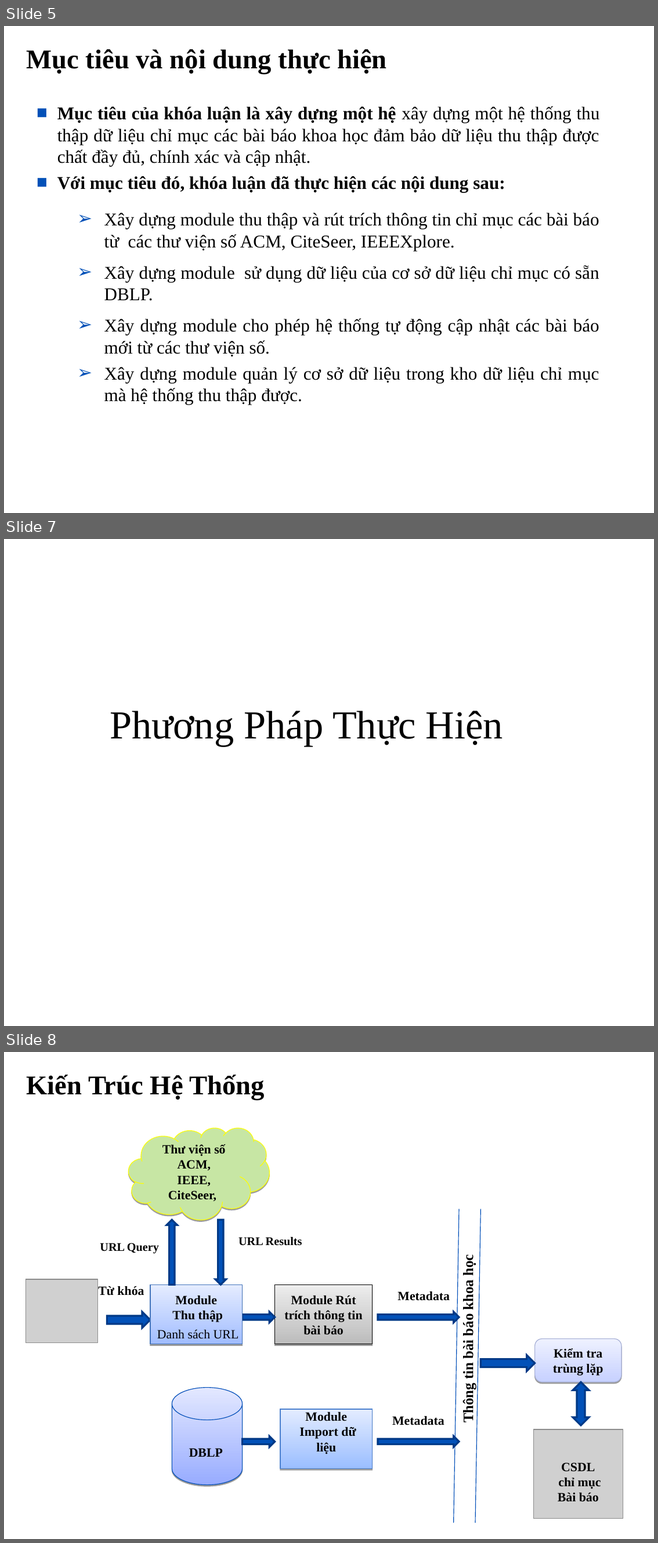
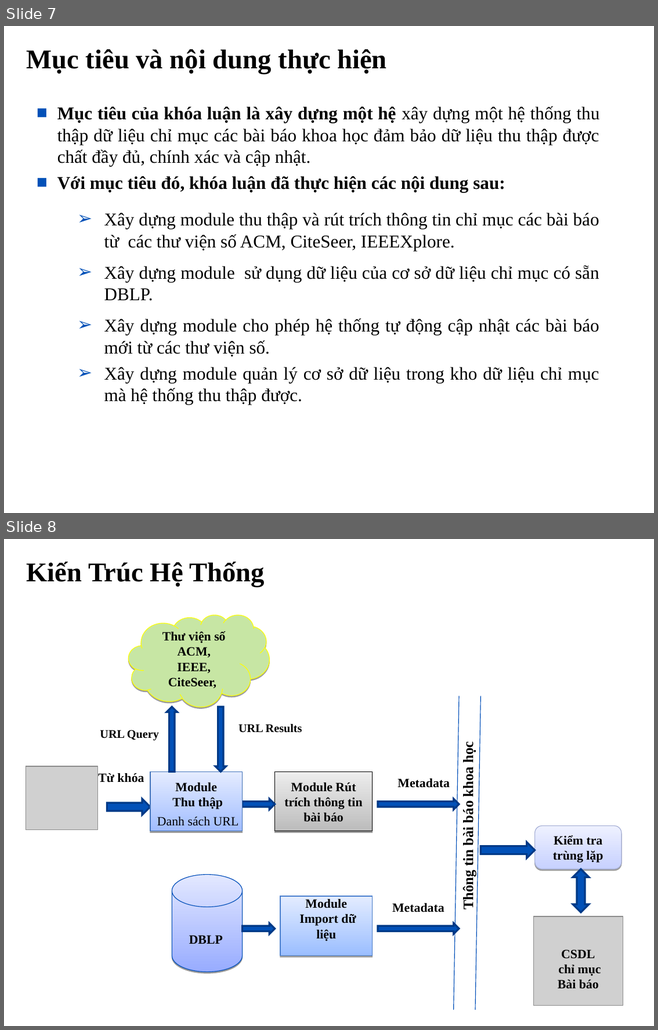
Before and after one commit to tiendv/detaitotnghiep, a slide deck: Report/Bao cao khoa luan/Trinh bay bao cao.ppt. Shown one above the other, each under a label of ours: slides 5, 7 and 8 before the commit, slides 7 and 8 after it; the slides between them are not shown. The pictures are 658x1543 and 658x1030 pixels, drawn with LibreOffice and Linux fonts; fonts in the diff are those of the drawing; grey boxes stand for pictures; background and template pictures are left out. Boxes give left, top, right and bottom in pixels: in the first picture for what was removed or moved away, otherwise in the second. Text is boxed around its words. In the diff, an @@ line names an element or a change of style, - is before the commit and + after.

```diff
--- a/Report/Bao cao khoa luan/Trinh bay bao cao.ppt
+++ b/Report/Bao cao khoa luan/Trinh bay bao cao.ppt
@@ slide 7 removed at <box>4,539,654,1026</box>, background #FFFFFF @@
@@ text removed at <box>110,711,503,747</box> @@
-Phương Pháp Thực Hiện
@@ what was slide 5 is now slide 7 @@
```
Also in this commit, not shown: 3 slides changed, 4 slides added, 4 other slides removed.
